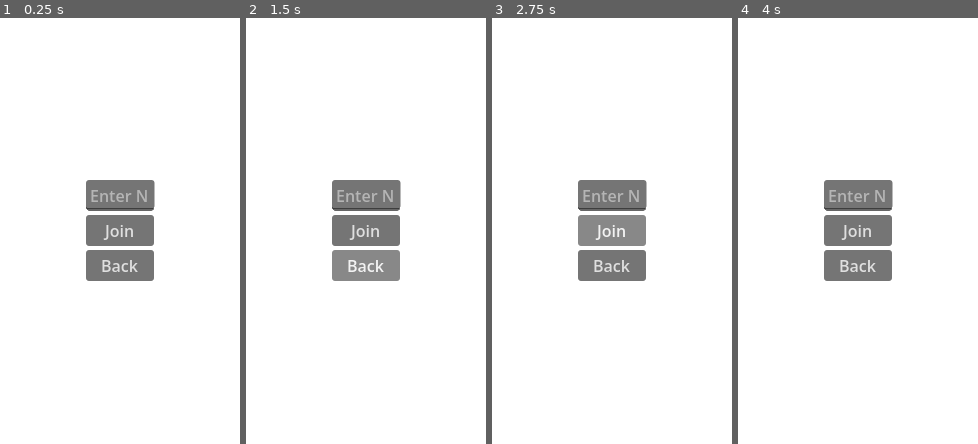
Above: before the commit, frames 1-4 (left to right).
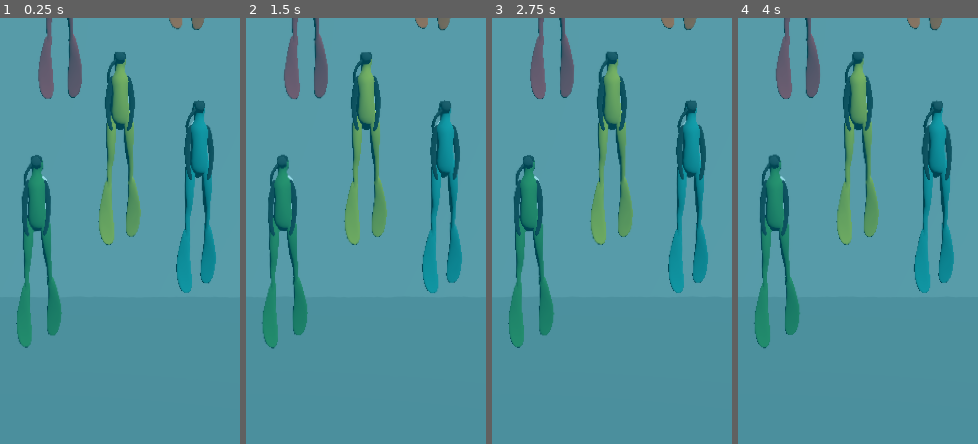
Above: after the commit, the same moments.

Repository: eikap/ggj-2026
Game: Godot game, scene res://FelixTest/ShaderTest.tscn
Same seed, same stepped clock (60 frames per second), same inputs: the game is played once before the commit and once after it. This scene is started directly instead of the project's main scene.
Inputs (mouse positions are in pixels of both pictures, inside the frame that each line leads up to):
- Up to frame 1 (0.25 s): no input
- Up to frame 2 (1.5 s): tap Enter at 0.5 s; move the mouse to (418, 209) at 0.52 s; tap Space (interact) at 0.6 s; click (418, 209) at 0.67 s; click (366, 265) at 1.25 s, where only the run before the commit has a clickable "Back"
- Up to frame 3 (2.75 s): click (612, 231) at 2 s, where only the run before the commit has a clickable "Join"
- Up to frame 4 (4 s): move the mouse to (810, 252) at 2.77 s; click (810, 252) at 2.92 s; move the mouse to (882, 137) at 3.52 s; click (882, 137) at 3.67 s

The runs differ from the first frame. In frame 1, 100% of the frame differs, in the area x 0-100%, y 0-100%; in frame 2, 100%; in frame 3, 100%; in frame 4, 100%.

Commit message:
shader fix

Diff:
--- a/FelixTest/ShaderTest.tscn
+++ b/FelixTest/ShaderTest.tscn
@@ -58,22 +58,22 @@
 [node name="MeshInstance3D" type="MeshInstance3D" parent="." unique_id=372282986]
 mesh = ExtResource("3_k4i15")
 
-[node name="diver" parent="." unique_id=297256398 instance=ExtResource("2_onk7a")]
+[node name="diver" parent="." unique_id=620661412 instance=ExtResource("2_onk7a")]
 transform = Transform3D(1, 0, 0, 0, 1, 0, 0, 0, 1, 0, 6, -5)
 
-[node name="diver2" parent="." unique_id=255571972 instance=ExtResource("3_uvt45")]
+[node name="diver2" parent="." unique_id=297256398 instance=ExtResource("3_uvt45")]
 transform = Transform3D(1, 0, 0, 0, 1, 0, 0, 0, 1, 1.0415978, 5.355151, -5)
 
-[node name="diver3" parent="." unique_id=1276261655 instance=ExtResource("4_8eewn")]
+[node name="diver3" parent="." unique_id=1322435502 instance=ExtResource("4_8eewn")]
 transform = Transform3D(1, 0, 0, 0, 1, 0, 0, 0, 1, -1.099176, 4.6294146, -5)
 
-[node name="diver4" parent="." unique_id=889730542 instance=ExtResource("5_kcq1m")]
+[node name="diver4" parent="." unique_id=960143857 instance=ExtResource("5_kcq1m")]
 transform = Transform3D(1, 0, 0, 0, 1, 0, 0, 0, 1, -0.8091868, 7.943354, -5)
 
-[node name="diver5" parent="." unique_id=975916640 instance=ExtResource("6_kcq1m")]
+[node name="diver5" parent="." unique_id=881339625 instance=ExtResource("6_kcq1m")]
 transform = Transform3D(1, 0, 0, 0, 1, 0, 0, 0, 1, 0.913759, 8.888399, -5)
 
-[node name="diver6" parent="." unique_id=1907943120 instance=ExtResource("7_s47ow")]
+[node name="diver6" parent="." unique_id=1384873607 instance=ExtResource("7_s47ow")]
 transform = Transform3D(1, 0, 0, 0, 1, 0, 0, 0, 1, -2.1733093, 7.2854404, -5)
 
 [node name="OmniLight3D" type="OmniLight3D" parent="." unique_id=856707682]
@@ -116,6 +116,7 @@
 size_flags_vertical = 3
 
 [node name="CenterContainer" type="CenterContainer" parent="CanvasLayer" unique_id=1567623227]
+visible = false
 custom_minimum_size = Vector2(19.47, 0)
 anchors_preset = 15
 anchor_right = 1.0
--- a/FelixTest/Underwater.gdshader
+++ b/FelixTest/Underwater.gdshader
@@ -1,9 +1,6 @@
 shader_type canvas_item;
 
 uniform sampler2D SCREEN_TEXTURE : hint_screen_texture, filter_linear_mipmap;
-
-// ADD THIS:
-uniform sampler2D DEPTH_TEXTURE : hint_depth_texture, filter_linear_mipmap;
 
 uniform sampler2D noise_tex;
 uniform float distortion_strength = 0.02;
@@ -13,9 +10,25 @@
 uniform vec3 water_color : source_color = vec3(0.0, 0.4, 0.6);
 uniform float absorption_strength = 0.6;
 
-uniform vec3 top_color : source_color = vec3(0.0, 0.45, 0.65);
-uniform vec3 bottom_color : source_color = vec3(0.0, 0.18, 0.28);
-uniform float gradient_strength : hint_range(0.0, 1.0) = 0.6;
+void fragment() {
+    vec2 uv = SCREEN_UV;
 
-uniform float depth_strength : hint_range(0.0, 2.0) = 1.0;
-uniform float depth_offset = 0.0;
+    // Wave distortion
+    float t = TIME * wave_speed;
+vec2 uv1 = fract(uv * wave_scale + vec2(t * 0.5, t * 0.2));
+vec2 uv2 = fract(uv * (wave_scale * 0.7) + vec2(-t * 0.3, t * 0.4));
+
+vec2 n1 = texture(noise_tex, uv1).rg;
+vec2 n2 = texture(noise_tex, uv2).rg;
+
+vec2 noise = (n1 + n2) * 0.5;
+uv += (noise - 0.5) * distortion_strength;
+
+    // Sample screen
+    vec4 col = texture(SCREEN_TEXTURE, uv);
+
+    // Color absorption / tint
+    col.rgb = mix(col.rgb, water_color, absorption_strength);
+
+    COLOR = col;
+}
--- a/Scenes/Environment.tscn
+++ b/Scenes/Environment.tscn
@@ -1,6 +1,7 @@
 [gd_scene format=3 uid="uid://3lrhjlcfejye"]
 
 [sub_resource type="Environment" id="Environment_752sw"]
+fog_enabled = true
 
 [node name="Environment" type="Node3D" unique_id=315069916]
 
